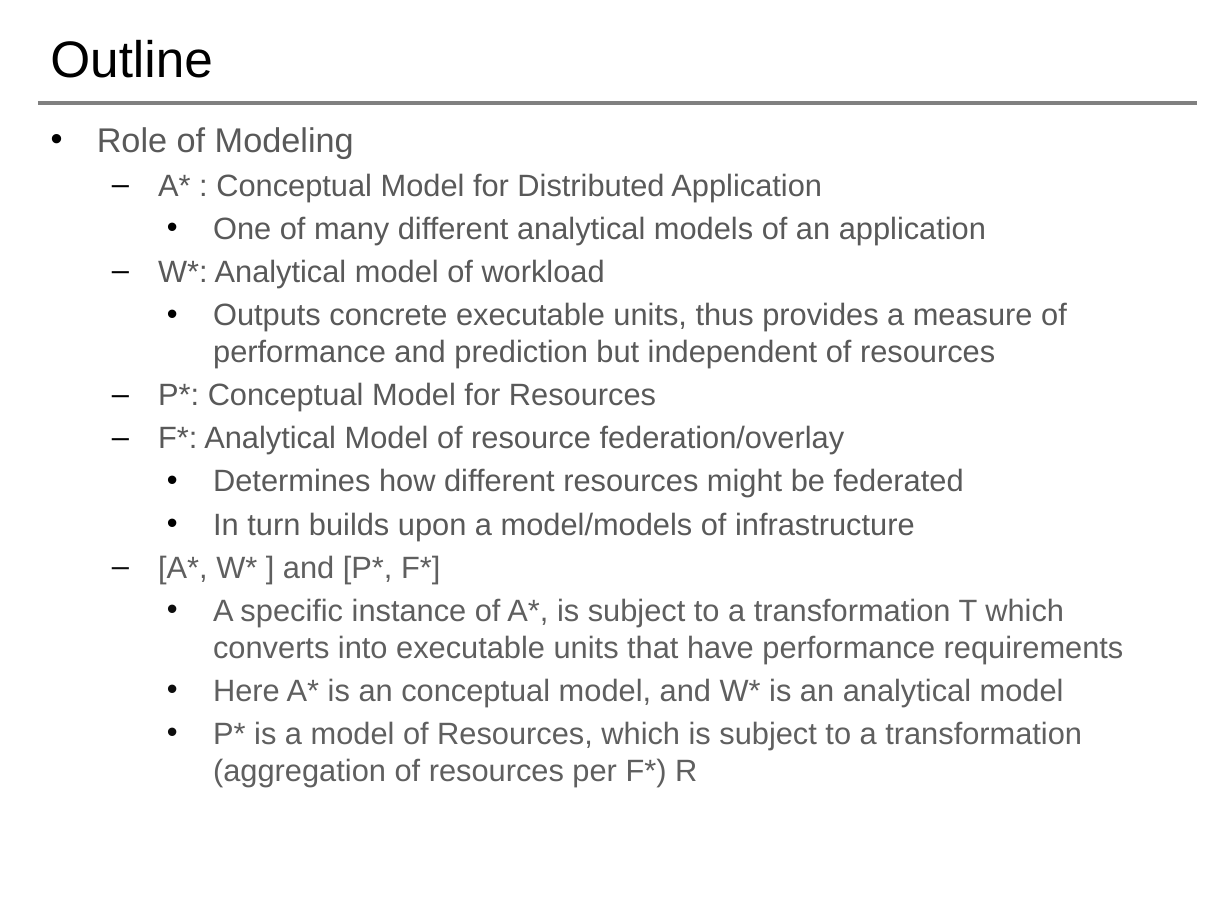
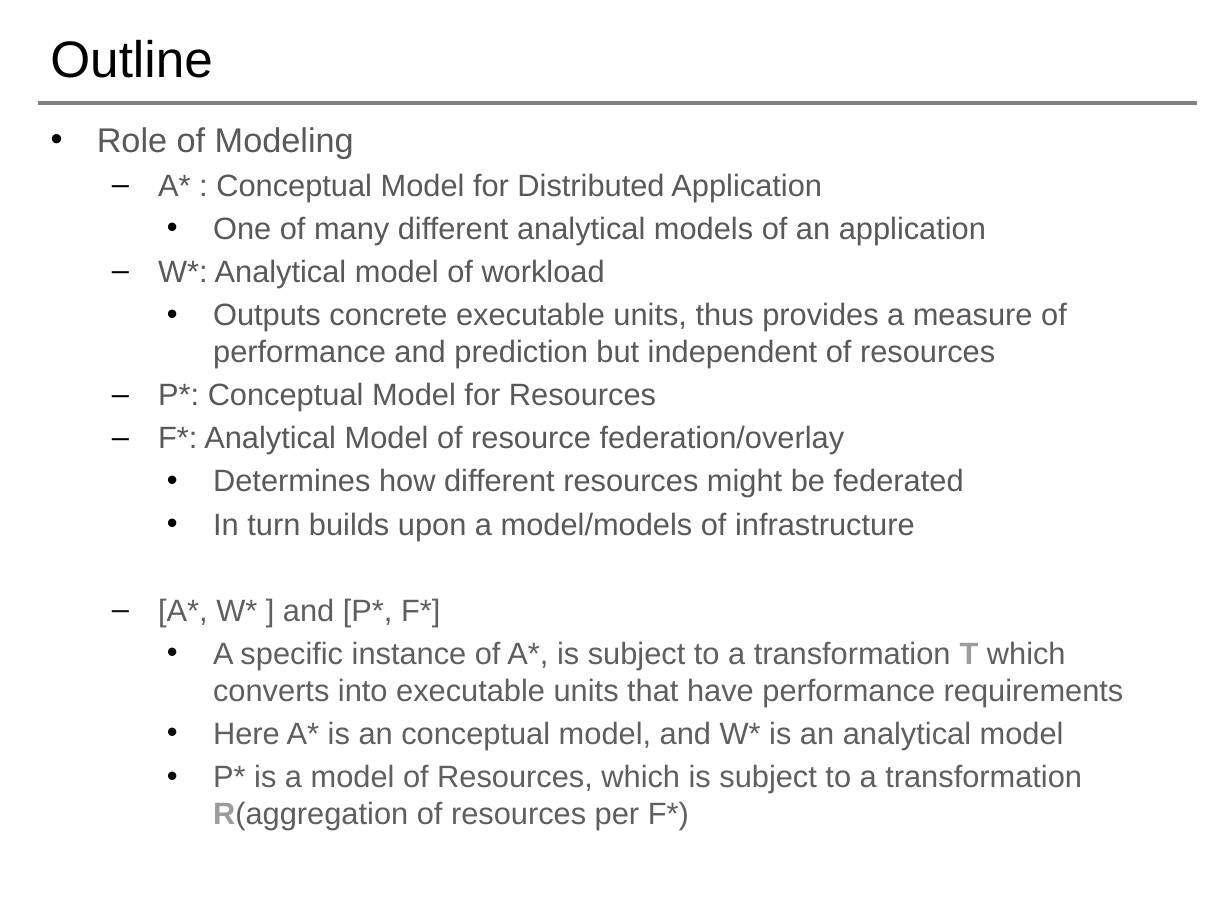
Before and after one commit to saga-project/NGMW, a slide deck: slide 6 of presentations/radical-modsim.pptx. Drawn at 1232x924 pixels with LibreOffice and Linux fonts; fonts in the diff are those of the drawing; background and template pictures are left out. Boxes give left, top, right and bottom in pixels: in the first picture for what was removed or moved away, otherwise in the second. Text is boxed around its words. In the diff, an @@ line names an element or a change of style, - is before the commit and + after.

```diff
--- a/presentations/radical-modsim.pptx
+++ b/presentations/radical-modsim.pptx
@@ text at [213, 641, 1124, 707]: text colour #5F5F5F to #9C9C9C, letter outline none to #000000 1 pt, bold on in "T" @@
@@ text at [213, 764, 1082, 830]: text changed @@
-    • P* is a model of Resources, which is subject to a transformation (aggregation of resources per F*) R
+    • P* is a model of Resources, which is subject to a transformation R(aggregation of resources per F*)
```
Also in this commit, not shown: 2 other slides changed, 1 slide added, 1 other file.
